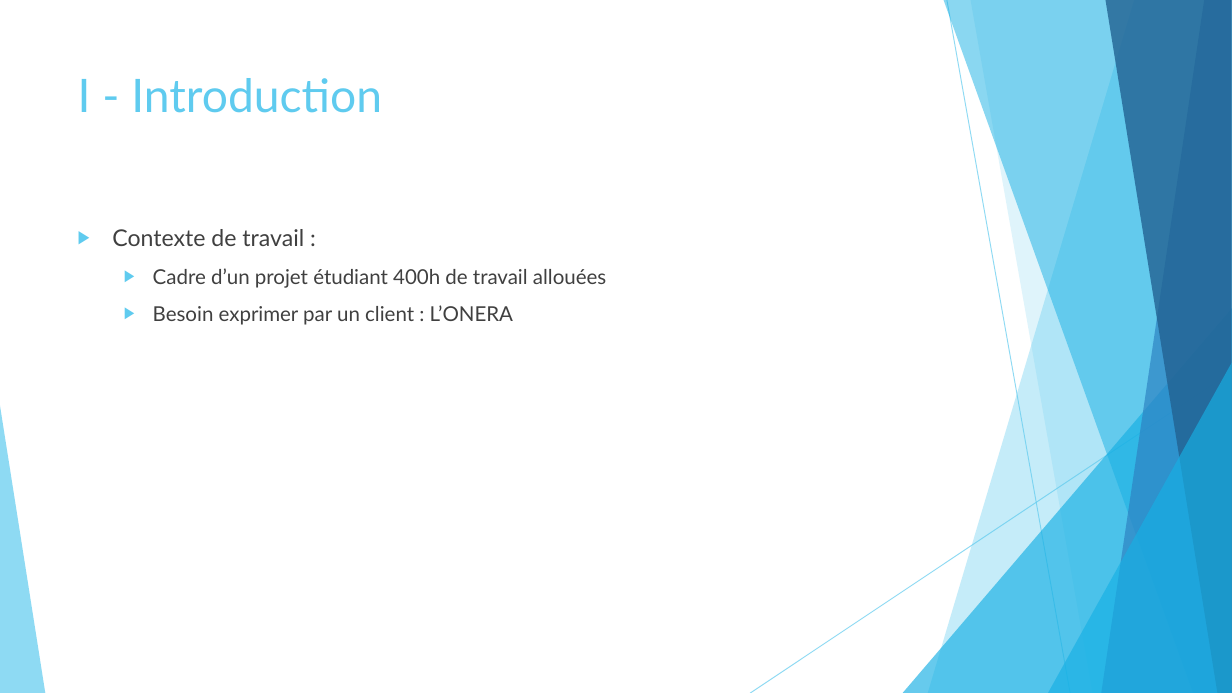
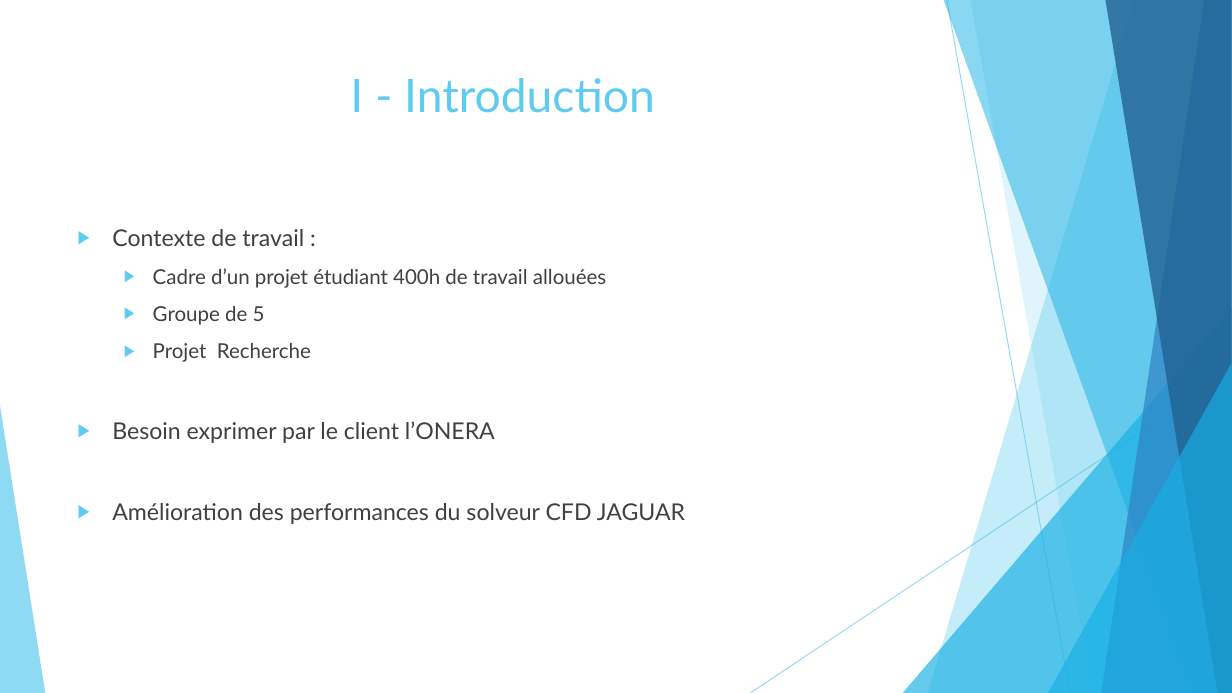
Before and after one commit to pierreXVI/PIE, a slide deck: slide 3 of oral_presentation/Oral_presentation_12_02_2019.pptx. Drawn at 1232x693 pixels with LibreOffice and Linux fonts; fonts in the diff are those of the drawing. Boxes give left, top, right and bottom in pixels: in the first picture for what was removed or moved away, otherwise in the second. Text is boxed around its words. In the diff, an @@ line names an element or a change of style, - is before the commit and + after.

```diff
--- a/oral_presentation/Oral_presentation_12_02_2019.pptx
+++ b/oral_presentation/Oral_presentation_12_02_2019.pptx
@@ title "I - Introduction" at [350,78,655,113]: alignment left to centre @@
@@ text at [112,306,685,524]: text changed; size 16 to 18 pt @@
-  ▶ Besoin exprimer par un client : L’ONERA
+  ▶ Groupe de 5
+  ▶ Projet Recherche
+▶ Besoin exprimer par le client l’ONERA
+▶ Amélioration des performances du solveur CFD JAGUAR
```
Also in this commit, not shown: 1 other slide changed, 17 slides added, 3 other files.
